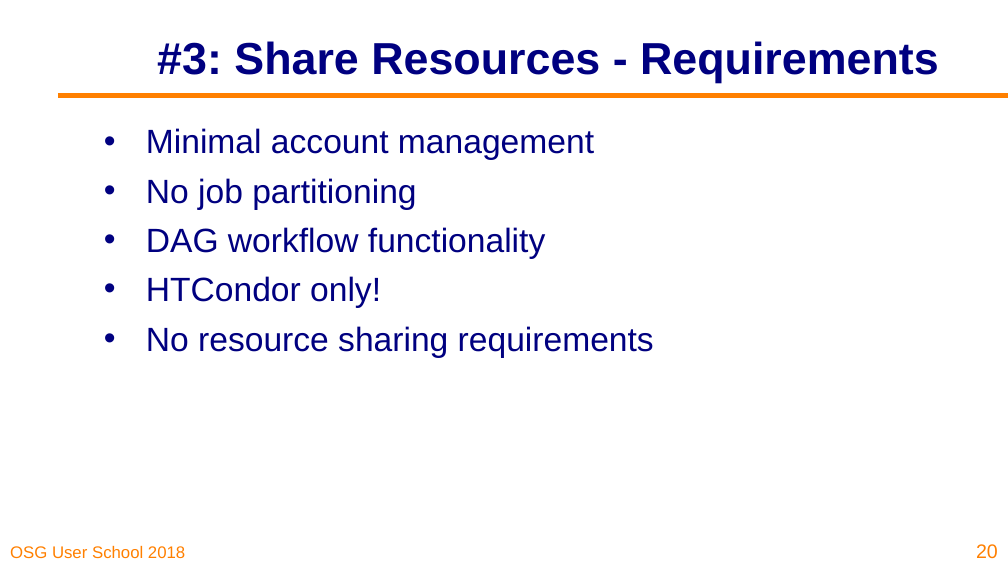
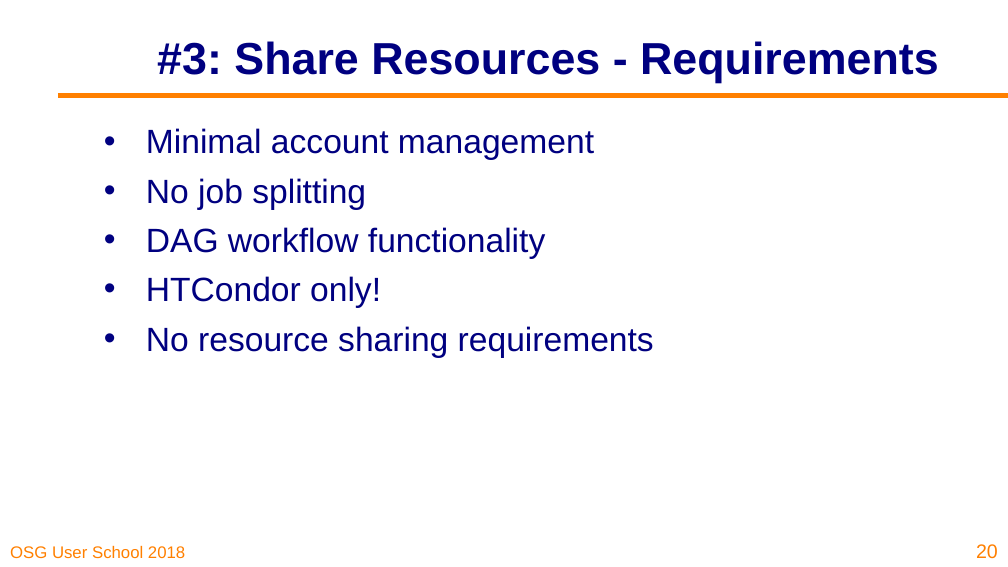
Before and after one commit to osg-htc/user-school-2018, a slide deck: slide 20 of docs/materials/day2/files/osgus18-day2-part1-intro-to-dhtc.pptx. Drawn at 1008x567 pixels with LibreOffice and Linux fonts; fonts in the diff are those of the drawing; background and template pictures are left out. Boxes give left, top, right and bottom in pixels: in the first picture for what was removed or moved away, otherwise in the second. Text is boxed around its words. In the diff, an @@ line names an element or a change of style, - is before the commit and + after.

```diff
--- a/docs/materials/day2/files/osgus18-day2-part1-intro-to-dhtc.pptx
+++ b/docs/materials/day2/files/osgus18-day2-part1-intro-to-dhtc.pptx
@@ text at box(146, 178, 366, 210): text changed @@
-• No job partitioning
+• No job splitting
```
Also in this commit, not shown: 4 other slides changed, 1 slide added, 1 other file.
